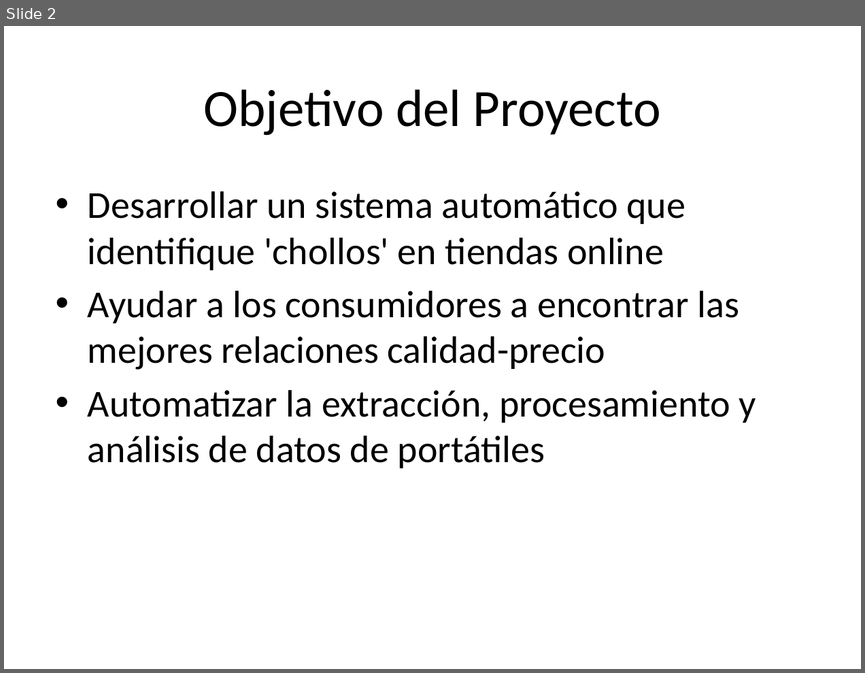
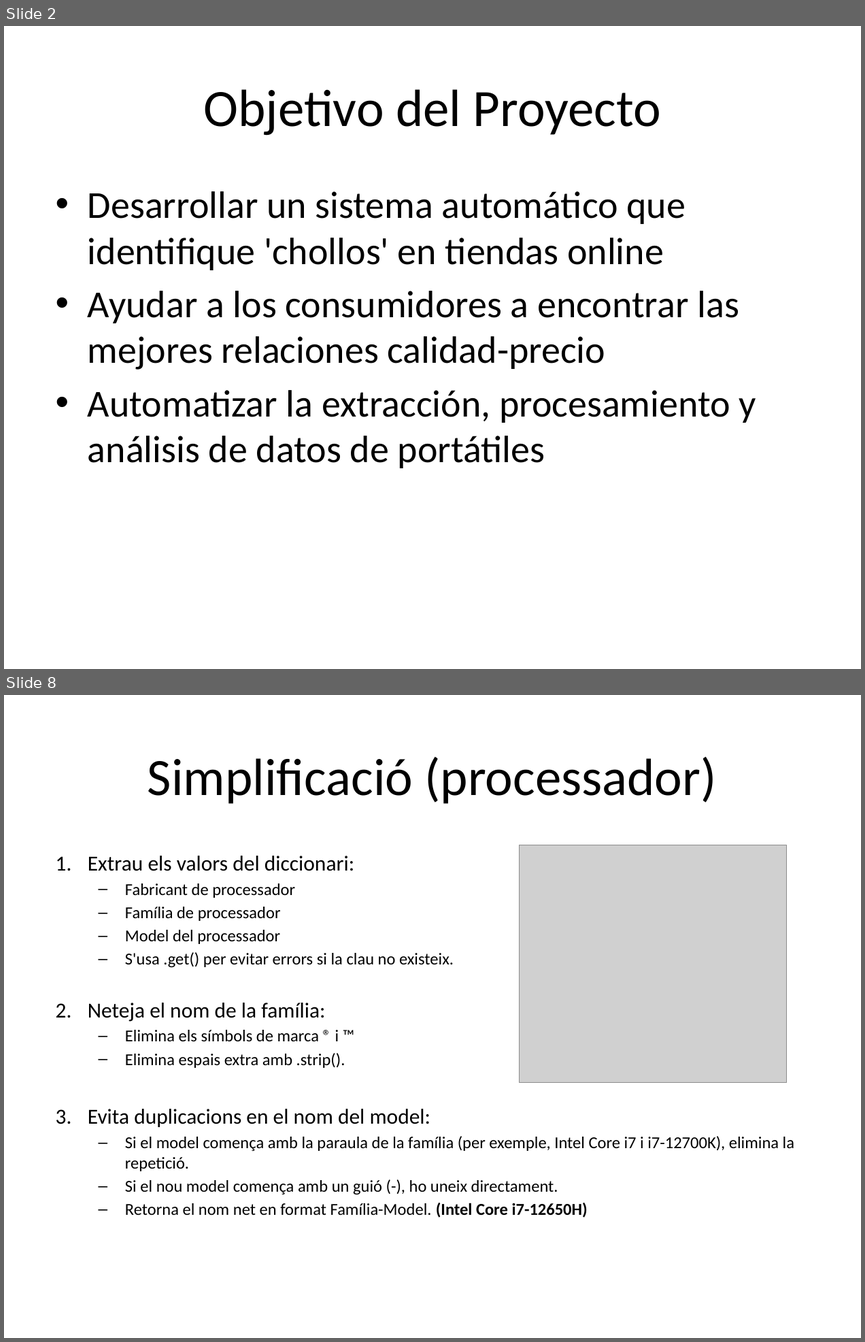
Before and after one commit to OlVeRaS94/PROYECTO-PIA-OFERTAS, a slide deck: presentacion_chollos.pptx. Shown one above the other, each under a label of ours: slide 2 before the commit, slides 2 and 8 after it; the slides between them are not shown. The pictures are 865x673 and 865x1342 pixels, drawn with LibreOffice and Linux fonts; fonts in the diff are those of the drawing; grey boxes stand for pictures. Boxes give left, top, right and bottom in pixels: in the first picture for what was removed or moved away, otherwise in the second. Text is boxed around its words. In the diff, an @@ line names an element or a change of style, - is before the commit and + after.

```diff
--- a/presentacion_chollos.pptx
+++ b/presentacion_chollos.pptx
@@ slide 8 added at (4,695,861,1338), background #FFFFFF @@
@@ title added at (147,757,717,804), 44 pt, text #000000 @@
+Simplificació (processador)
@@ text added at (88,855,794,1217), 14 pt, text #000000 @@
+1. Extrau els valors del diccionari:
+  – Fabricant de processador
+  – Família de processador
+  – Model del processador
+  – S'usa .get() per evitar errors si la clau no existeix.
+2. Neteja el nom de la família:
+  – Elimina els símbols de marca ® i ™
+  – Elimina espais extra amb .strip().
+3. Evita duplicacions en el nom del model:
+  – Si el model comença amb la paraula de la família (per exemple, Intel Core i7 i i7-12700K), elimina la repetició.
+  – Si el nou model comença amb un guió (-), ho uneix directament.
+  – Retorna el nom net en format Família-Model. (Intel Core i7-12650H)
@@ picture added at (519,845,786,1083) @@
```
Also in this commit, not shown: 3 slides changed, 15 other slides added, 5 slides removed.
